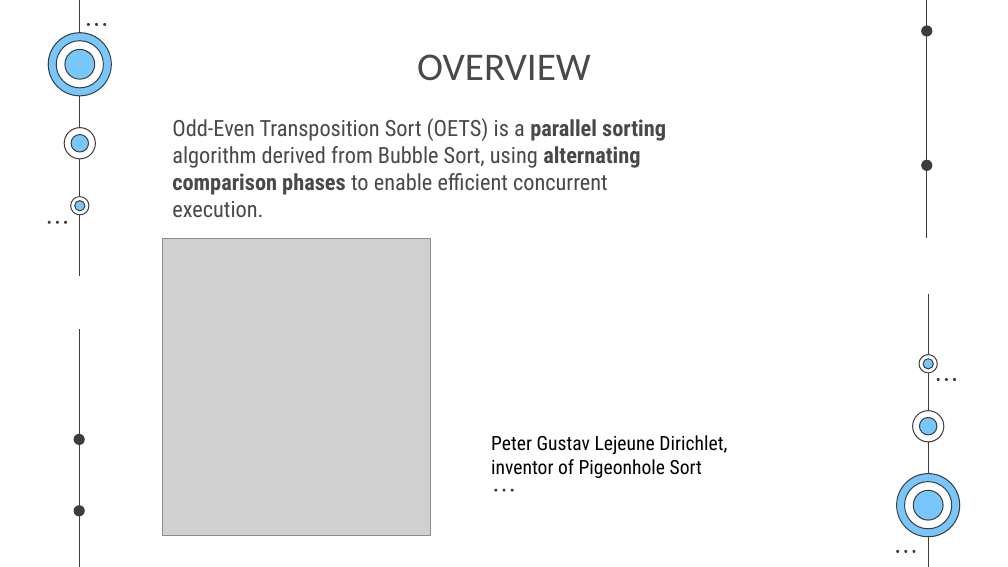
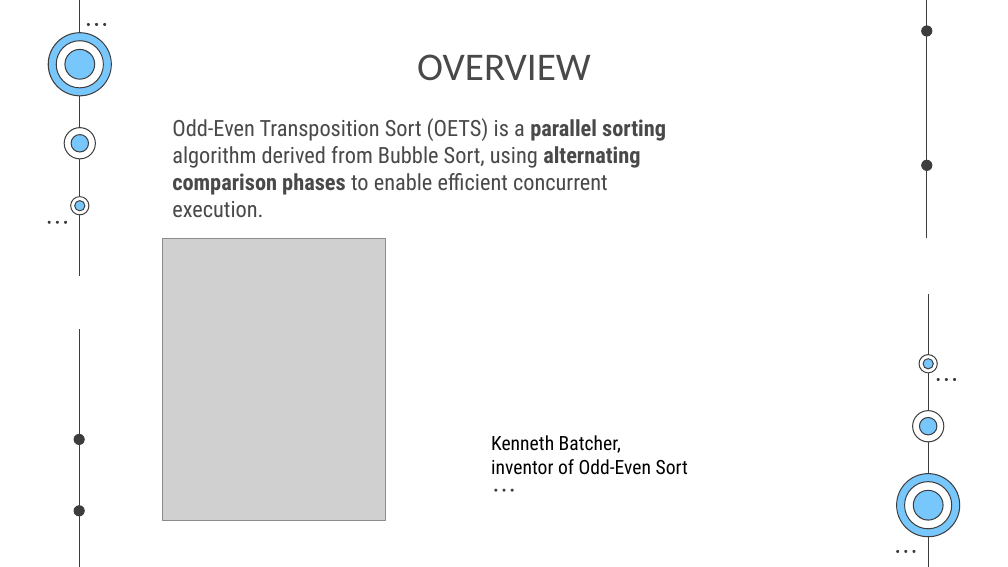
Before and after one commit to pnmq1103/cs163-seminar, a slide deck: slide 97 of presentation.pptx (slide 102 before the commit). Drawn at 1008x567 pixels with LibreOffice and Linux fonts; fonts in the diff are those of the drawing; grey boxes stand for pictures. Boxes give left, top, right and bottom in pixels: in the first picture for what was removed or moved away, otherwise in the second. Text is boxed around its words. In the diff, an @@ line names an element or a change of style, - is before the commit and + after.

```diff
--- a/presentation.pptx
+++ b/presentation.pptx
@@ picture: place and size @@
-picture at [162,239,430,536]
+picture at [162,239,386,521]
@@ text at [491,435,688,475]: text changed @@
-Peter Gustav Lejeune Dirichlet,
-inventor of Pigeonhole Sort
+Kenneth Batcher,
+inventor of Odd-Even Sort
```
Also in this commit, not shown: 28 other slides changed, 5 slides removed.
